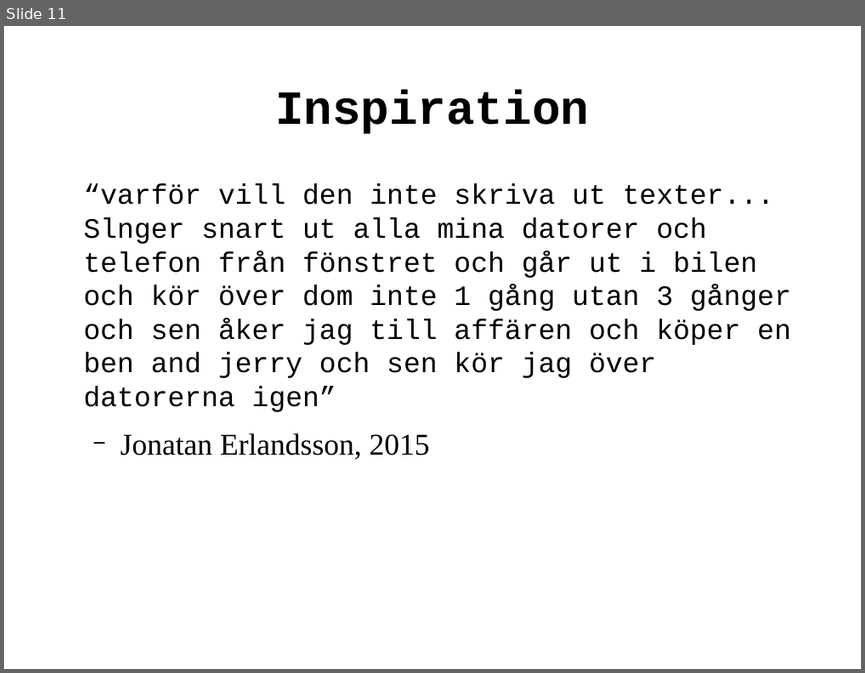
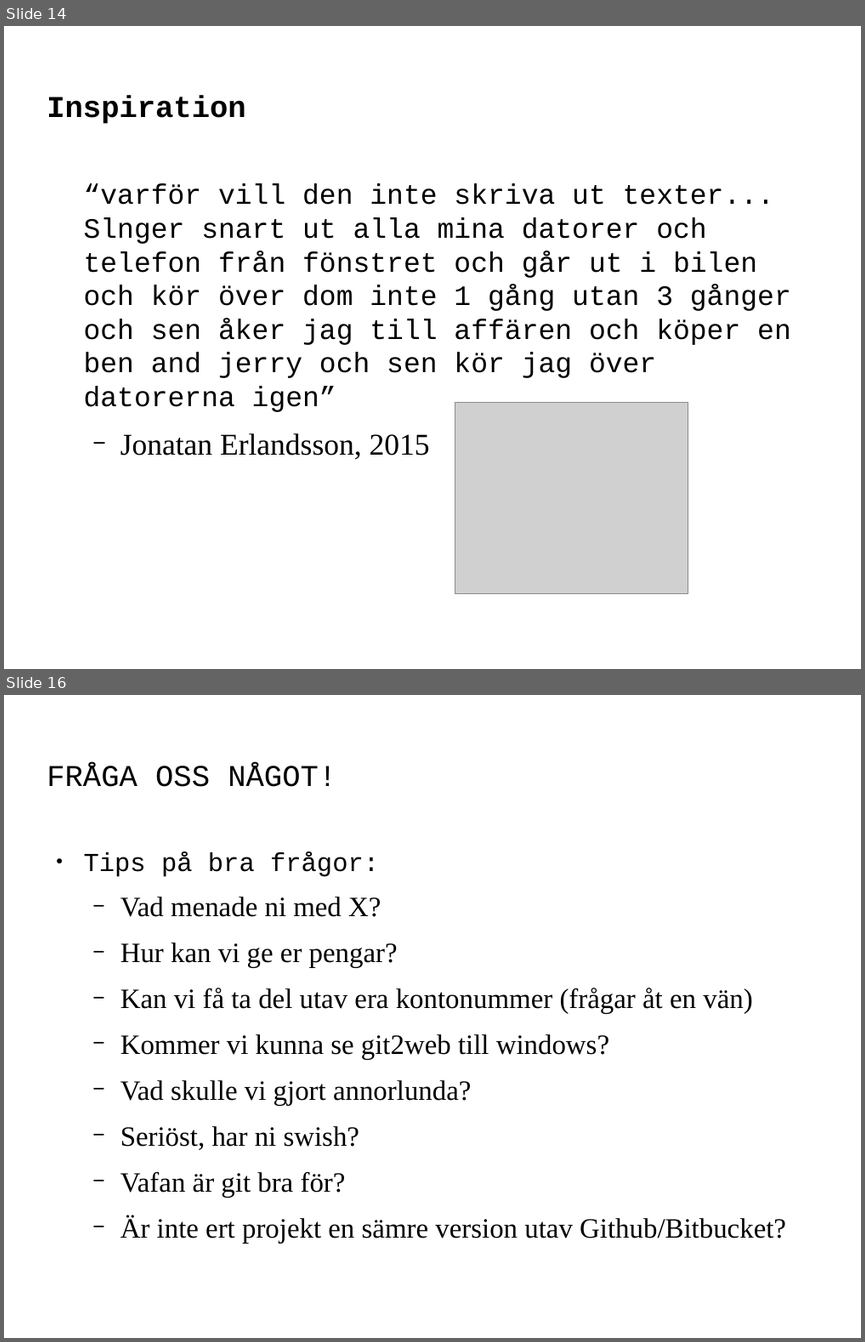
Before and after one commit to erlaan/git2web, a slide deck: log/presentation.odp. Shown one above the other, each under a label of ours: slide 11 before the commit, slides 14 and 16 after it; the slides between them are not shown. The pictures are 865x673 and 865x1342 pixels, drawn with LibreOffice and Linux fonts; fonts in the diff are those of the drawing; grey boxes stand for pictures. Boxes give left, top, right and bottom in pixels: in the first picture for what was removed or moved away, otherwise in the second. Text is boxed around its words. In the diff, an @@ line names an element or a change of style, - is before the commit and + after.

```diff
--- a/log/presentation.odp
+++ b/log/presentation.odp
@@ slide 16 added at (x1=4, y1=695, x2=861, y2=1338), background #FFFFFF @@
@@ title added at (x1=46, y1=765, x2=336, y2=787), 28 pt, text #000000 @@
+FRÅGA OSS NÅGOT!
@@ text added at (x1=84, y1=852, x2=786, y2=1242), 25.9 pt, text #000000 @@
+● Tips på bra frågor:
+  − Vad menade ni med X?
+  − Hur kan vi ge er pengar?
+  − Kan vi få ta del utav era kontonummer (frågar åt en vän)
+  − Kommer vi kunna se git2web till windows?
+  − Vad skulle vi gjort annorlunda?
+  − Seriöst, har ni swish?
+  − Vafan är git bra för?
+  − Är inte ert projekt en sämre version utav Github/Bitbucket?
@@ what was slide 11 is now slide 14 @@
@@ slide 14 changed as well @@
@@ title "Inspiration" at (x1=46, y1=96, x2=245, y2=124): size 44 to 28 pt; alignment centre to left @@
@@ picture added at (x1=455, y1=403, x2=688, y2=594) @@
```
Also in this commit, not shown: 10 other slides changed, 4 other slides added.
